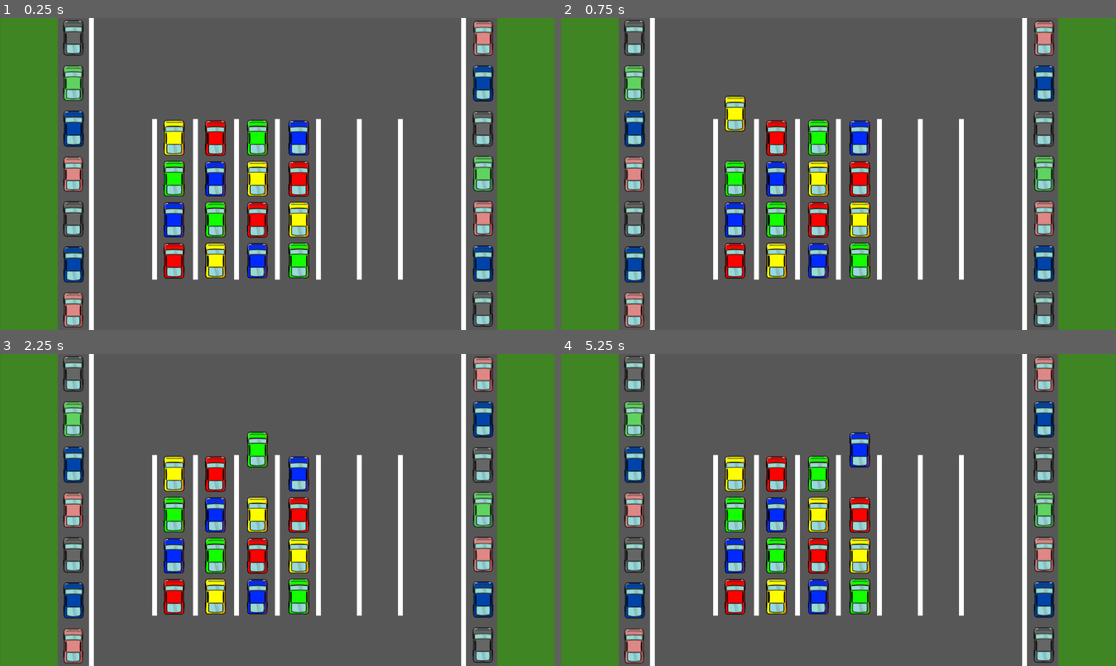
Above: before the commit, frames 1-4 (two rows, left to right).
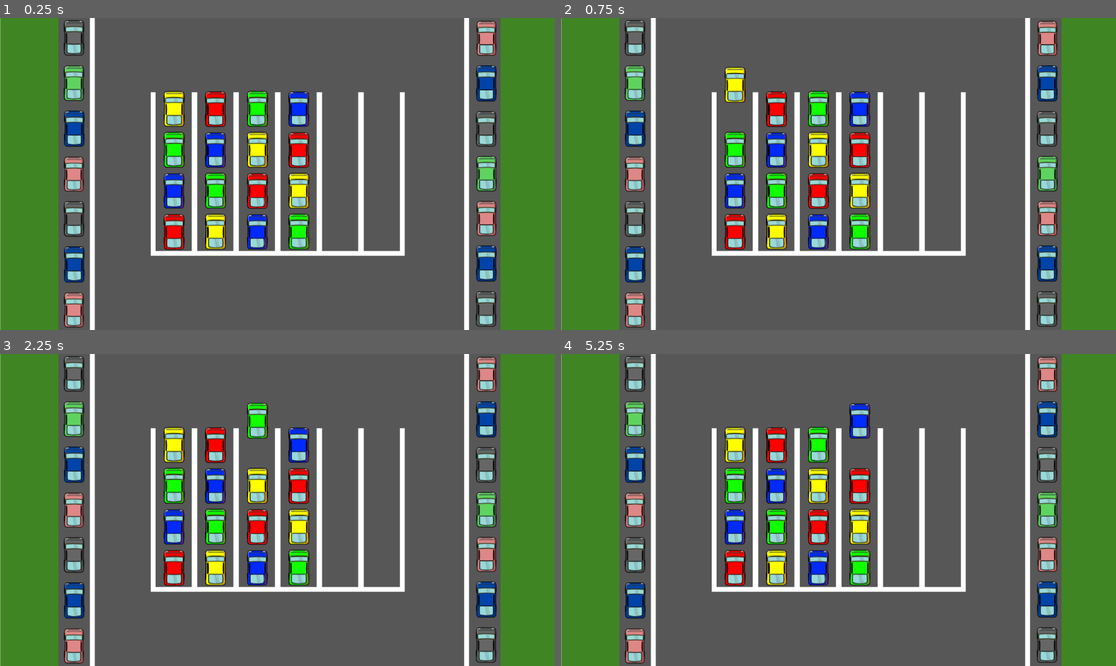
Above: after the commit, the same moments.

Repository: SamiErenBayhan/GodotBallSortPuzzle
Game: Godot game, scene res://main.tscn
Two runs of this game, one before a commit and one after it. Both use one fixed random seed, a clock stepped at 60 frames per second and the inputs below.
Inputs (mouse positions are in pixels of both pictures, inside the frame that each line leads up to):
- Up to frame 1 (0.25 s): no input
- Up to frame 2 (0.75 s): tap Enter at 0.5 s; move the mouse to (733, 174) at 0.52 s; click (733, 174) at 0.67 s
- Up to frame 3 (2.25 s): tap Space at 1.25 s; move the mouse to (216, 510) at 1.27 s; click (216, 510) at 1.42 s; tap Enter at 2 s; move the mouse to (255, 510) at 2.02 s; click (255, 510) at 2.17 s
- Up to frame 4 (5.25 s): tap Space at 2.75, 4.25 s; move the mouse to (860, 510) at 2.77 s; click (860, 510) at 2.92 s; tap Enter at 3.5 s; move the mouse to (899, 510) at 3.52 s; click (899, 510) at 3.67 s; move the mouse to (943, 510) at 4.27 s; click (943, 510) at 4.42 s; move the mouse to (866, 510) at 5.02 s; click (866, 510) at 5.17 s

The runs differ from the first frame. In frame 1, 17% of the frame differs, in the area x 0-91%, y 0-100%; in frame 2, 18%; in frame 3, 18%; in frame 4, 18%.

Commit message:
Asset düzenlemesi: Artık Parkyerlerinin kendi asseti var

Diff:
--- a/Tube.tscn
+++ b/Tube.tscn
@@ -1,6 +1,7 @@
 [gd_scene format=3 uid="uid://bm0qpuchlry4l"]
 
 [ext_resource type="Script" uid="uid://dho8ttyd26iqf" path="res://tube.gd" id="1_fm3gm"]
+[ext_resource type="Texture2D" uid="uid://cmfw0yg5yld0x" path="res://CarPlace.png" id="2_ft0pj"]
 
 [sub_resource type="RectangleShape2D" id="RectangleShape2D_fm3gm"]
 size = Vector2(72, 336)
@@ -11,3 +12,6 @@
 
 [node name="CollisionShape2D" type="CollisionShape2D" parent="." unique_id=1748954773]
 shape = SubResource("RectangleShape2D_fm3gm")
+
+[node name="Sprite2D" type="Sprite2D" parent="." unique_id=763960931]
+texture = ExtResource("2_ft0pj")
--- a/main.gd
+++ b/main.gd
@@ -83,7 +83,7 @@
 
 			var ball_to_move = from_tube.ball_stack.back()
 
-			# 💡 BOŞ TÜP KONTROLÜ: Hedef tüp boşsa renk ne olursa olsun transferi KABUL ET!
+
 			if not to_tube.ball_stack.is_empty():
 				var target_top_ball = to_tube.ball_stack.back()
 				var top_ball = selected_tube.ball_stack.back()
@@ -95,7 +95,7 @@
 			from_tube.ball_stack.pop_back()
 			var tween = create_tween()
 			var target_pos = to_tube.get_next_available_position()
-			var transit_y = from_tube.global_position.y - 120
+			var transit_y = from_tube.global_position.y - 150
 			# AŞAMA A - YUKARI ÇIK: Araba önce park yerinden dikey olarak yukarı, koridora fırlar
 			tween.tween_property(ball_to_move, "global_position:y", transit_y, 0.15)\
 			.set_trans(Tween.TRANS_QUAD)\
--- a/main.tscn
+++ b/main.tscn
@@ -1,12 +1,12 @@
 [gd_scene format=3 uid="uid://c7bdmaujudlae"]
 
 [ext_resource type="Script" uid="uid://djdjq00qvgfwm" path="res://main.gd" id="1_0xm2m"]
-[ext_resource type="Texture2D" uid="uid://fp56uh6kpxsg" path="res://CarSortPuzzleBackGround.png" id="2_0xm2m"]
+[ext_resource type="Texture2D" uid="uid://cpm837eqeko3y" path="res://CarSortPuzzleBackGround (2).png" id="2_0xm2m"]
 
 [node name="Main" type="Node2D" unique_id=1608288079]
 script = ExtResource("1_0xm2m")
 
 [node name="Sprite2D" type="Sprite2D" parent="." unique_id=889853609]
-position = Vector2(576, 324)
-scale = Vector2(1.1111112, 1.123457)
+position = Vector2(579.99994, 324)
+scale = Vector2(1.0062498, 1.011111)
 texture = ExtResource("2_0xm2m")
--- a/tube.gd
+++ b/tube.gd
@@ -8,10 +8,10 @@
 func _ready() -> void:
 	# Saf Node2D dünyasındayız, ofsetler eksi (yukarı doğru) çalışır:
 	slot_positions = [
-		Vector2(0, 180),   # 1. kat (En dip)
-		Vector2(0, 95),   # 2. kat
-		Vector2(0, 10),  # 3. kat
-		Vector2(0, -75)   # 4. kat (En üst)
+		Vector2(0, 120),   # 1. kat (En dip)
+		Vector2(0, 35),   # 2. kat
+		Vector2(0, -50),  # 3. kat
+		Vector2(0, -135)   # 4. kat (En üst)
 	]
 
 func get_next_available_position() -> Vector2:
Binary file added: CarPlace.png
Not shown, changed: CarPlace.png.import
Binary file added: CarSortPuzzleBackGround (2).png
Not shown, added: CarSortPuzzleBackGround (2).png.import
Binary file removed: CarSortPuzzleBackGround.png
